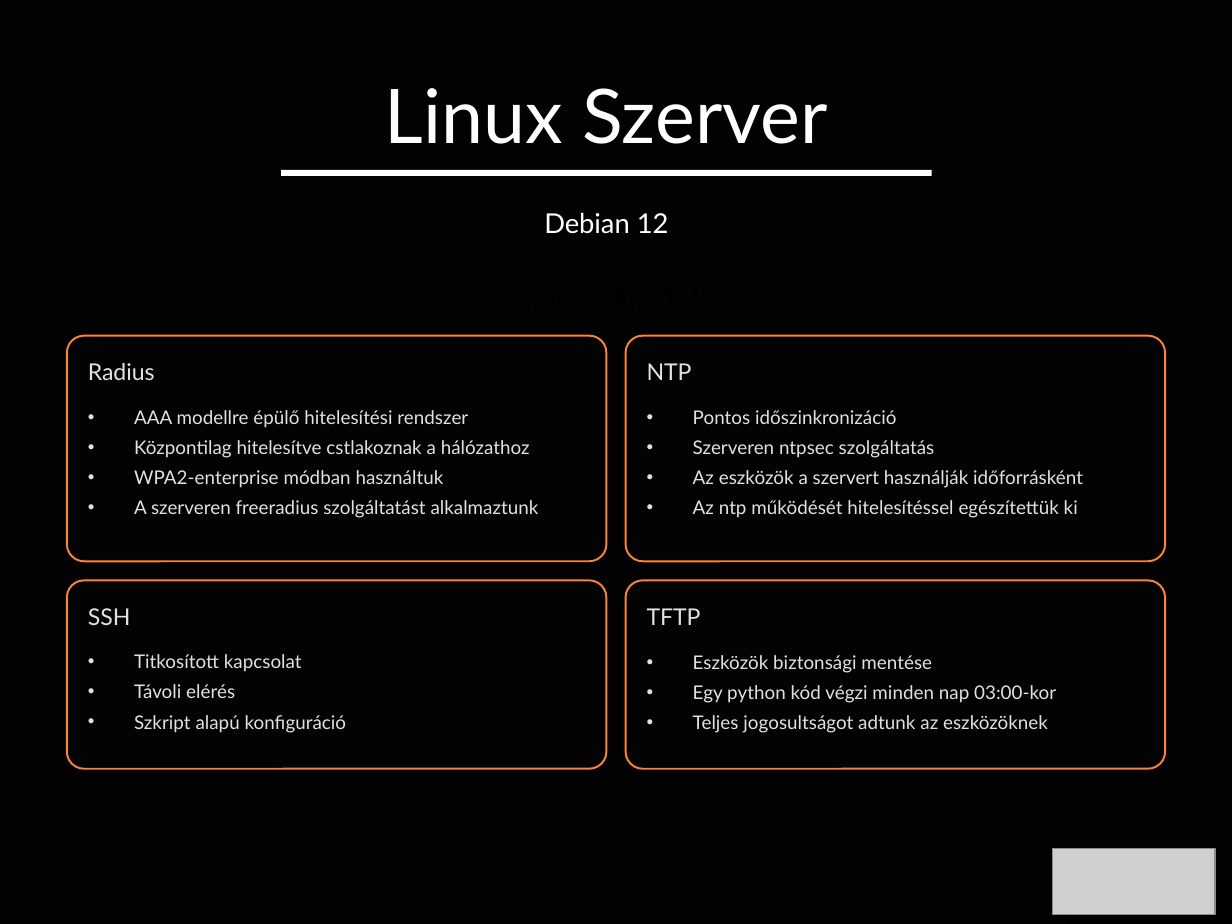
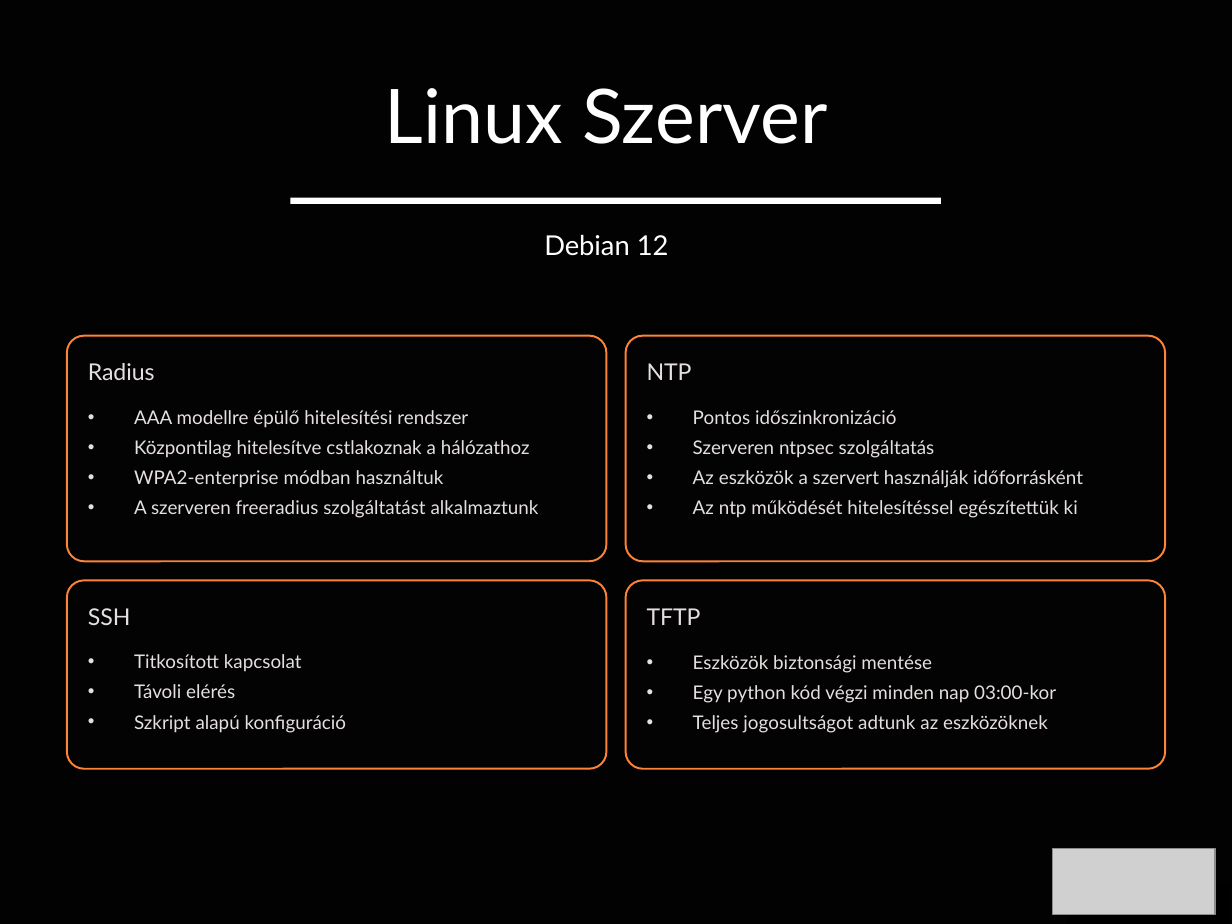
Before and after one commit to pechr1k/QUBE, a slide deck: slide 11 of @ prezentacio/QUBE-Halozati-Dokumentacio 3.pptx (slide 12 before the commit). Drawn at 1232x924 pixels with LibreOffice and Linux fonts; fonts in the diff are those of the drawing; grey boxes stand for pictures; background and template pictures are left out. Boxes give left, top, right and bottom in pixels: in the first picture for what was removed or moved away, otherwise in the second. Text is boxed around its words. In the diff, an @@ line names an element or a change of style, - is before the commit and + after.

```diff
--- a/@ prezentacio/QUBE-Halozati-Dokumentacio 3.pptx
+++ b/@ prezentacio/QUBE-Halozati-Dokumentacio 3.pptx
@@ text "Debian 12" rewrapped from bbox=[55, 187, 1158, 261] to bbox=[544, 235, 669, 256] @@
@@ rectangle: place and size @@
-rectangle at bbox=[281, 170, 931, 176]
+rectangle at bbox=[291, 197, 941, 203]
@@ text removed at bbox=[544, 213, 669, 234] @@
-Debian 12
```
Also in this commit, not shown: 1 other slide changed, 2 slides removed.
